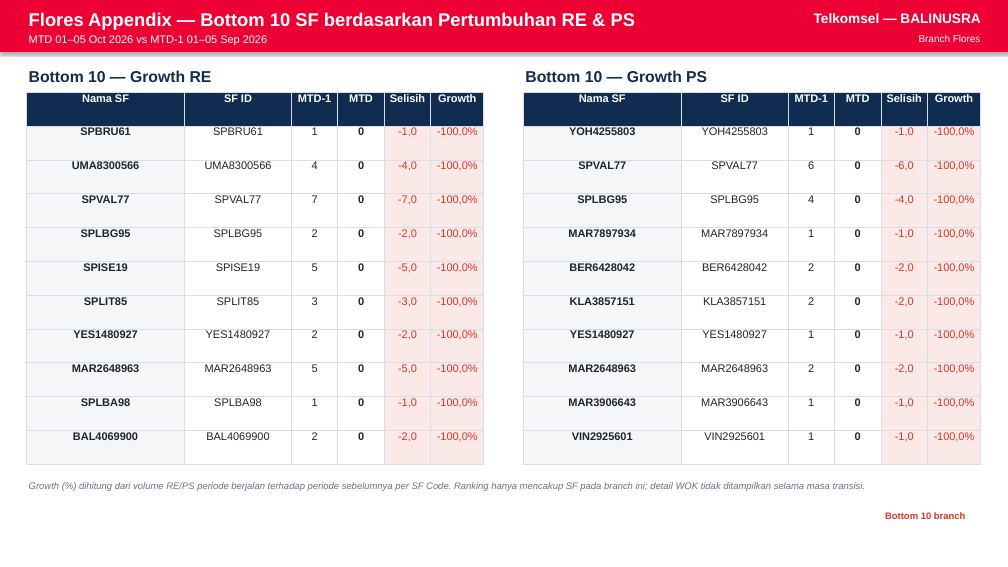
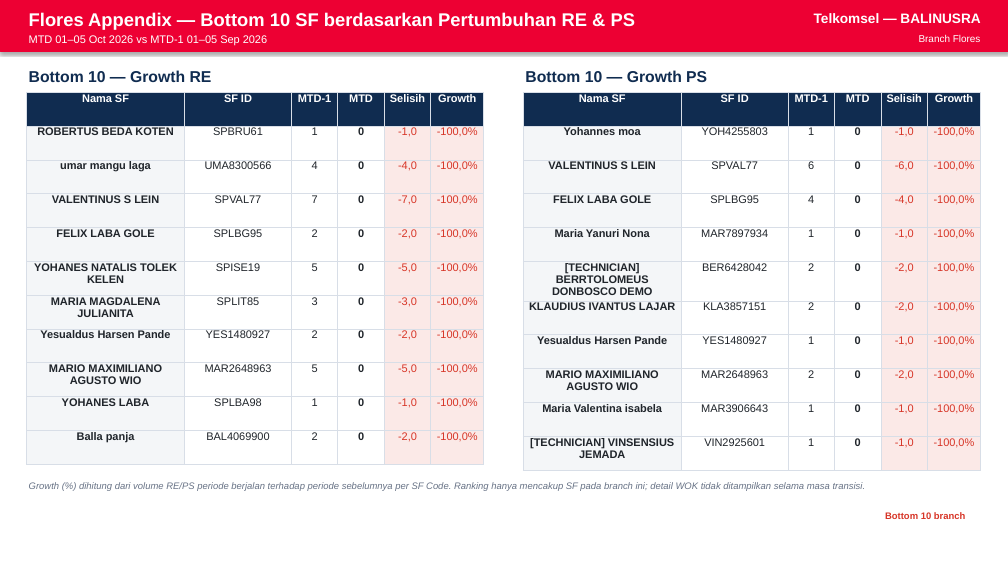
Before and after one commit to linktreehhbalnus-eng/wow_balnus, a slide deck: slide 10 of beta_12wok/reports/BRANCH_FLORES_PERFORMANCE_SUMMARY_20261005_INARA.pptx. Drawn at 1008x567 pixels with LibreOffice and Linux fonts; fonts in the diff are those of the drawing. Boxes give left, top, right and bottom in pixels: in the first picture for what was removed or moved away, otherwise in the second. Text is boxed around its words. In the diff, an @@ line names an element or a change of style, - is before the commit and + after.

```diff
--- a/beta_12wok/reports/BRANCH_FLORES_PERFORMANCE_SUMMARY_20261005_INARA.pptx
+++ b/beta_12wok/reports/BRANCH_FLORES_PERFORMANCE_SUMMARY_20261005_INARA.pptx
@@ table at <box>26,92,485,464</box> @@
-row 2, column 1: SPBRU61
+row 2, column 1: ROBERTUS BEDA KOTEN
-row 3, column 1: UMA8300566
+row 3, column 1: umar mangu laga
-row 4, column 1: SPVAL77
+row 4, column 1: VALENTINUS S LEIN
-row 5, column 1: SPLBG95
+row 5, column 1: FELIX LABA GOLE
-row 6, column 1: SPISE19
+row 6, column 1: YOHANES NATALIS TOLEK KELEN
-row 7, column 1: SPLIT85
+row 7, column 1: MARIA MAGDALENA JULIANITA
-row 8, column 1: YES1480927
+row 8, column 1: Yesualdus Harsen Pande
-row 9, column 1: MAR2648963
+row 9, column 1: MARIO MAXIMILIANO AGUSTO WIO
-row 10, column 1: SPLBA98
+row 10, column 1: YOHANES LABA
-row 11, column 1: BAL4069900
+row 11, column 1: Balla panja
@@ table at <box>523,92,982,464</box> @@
-row 2, column 1: YOH4255803
+row 2, column 1: Yohannes moa
-row 3, column 1: SPVAL77
+row 3, column 1: VALENTINUS S LEIN
-row 4, column 1: SPLBG95
+row 4, column 1: FELIX LABA GOLE
-row 5, column 1: MAR7897934
+row 5, column 1: Maria Yanuri Nona
-row 6, column 1: BER6428042
+row 6, column 1: [TECHNICIAN] BERRTOLOMEUS DONBOSCO DEMO
-row 7, column 1: KLA3857151
+row 7, column 1: KLAUDIUS IVANTUS LAJAR
-row 8, column 1: YES1480927
+row 8, column 1: Yesualdus Harsen Pande
-row 9, column 1: MAR2648963
+row 9, column 1: MARIO MAXIMILIANO AGUSTO WIO
-row 10, column 1: MAR3906643
+row 10, column 1: Maria Valentina isabela
-row 11, column 1: VIN2925601
+row 11, column 1: [TECHNICIAN] VINSENSIUS JEMADA
```
Also in this commit, not shown: 4 other slides changed, 20 other files.
